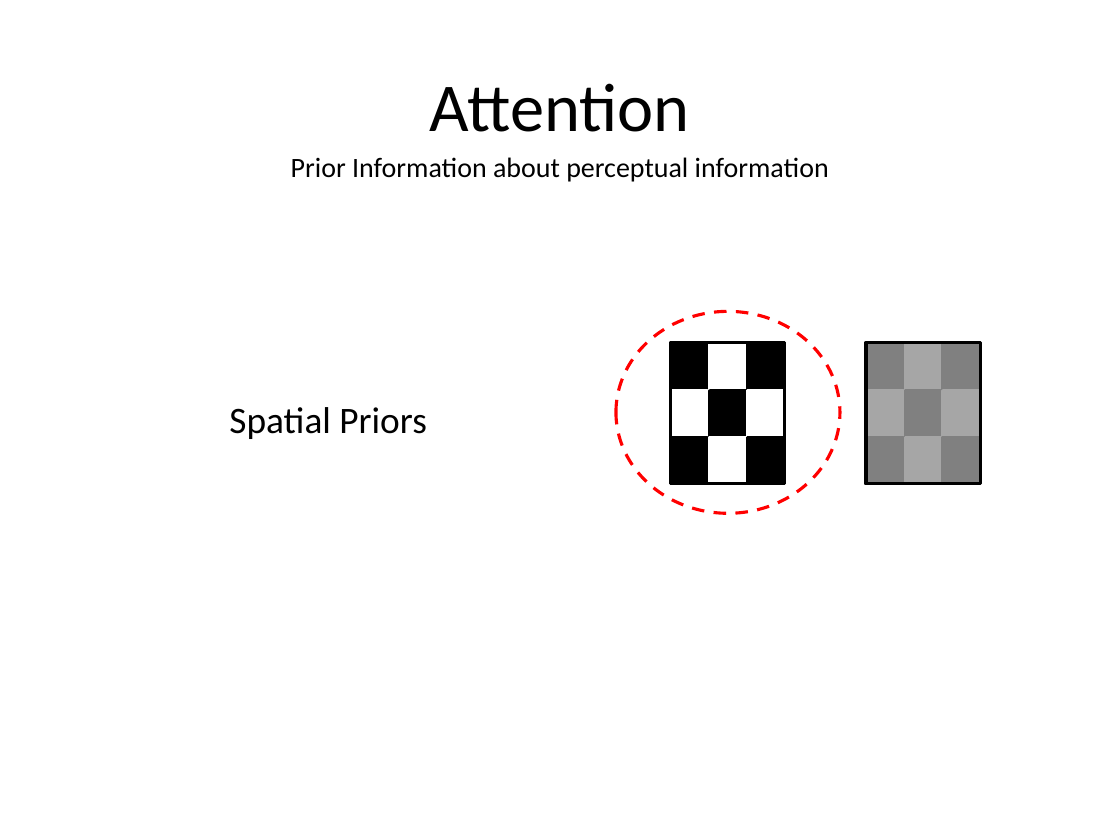
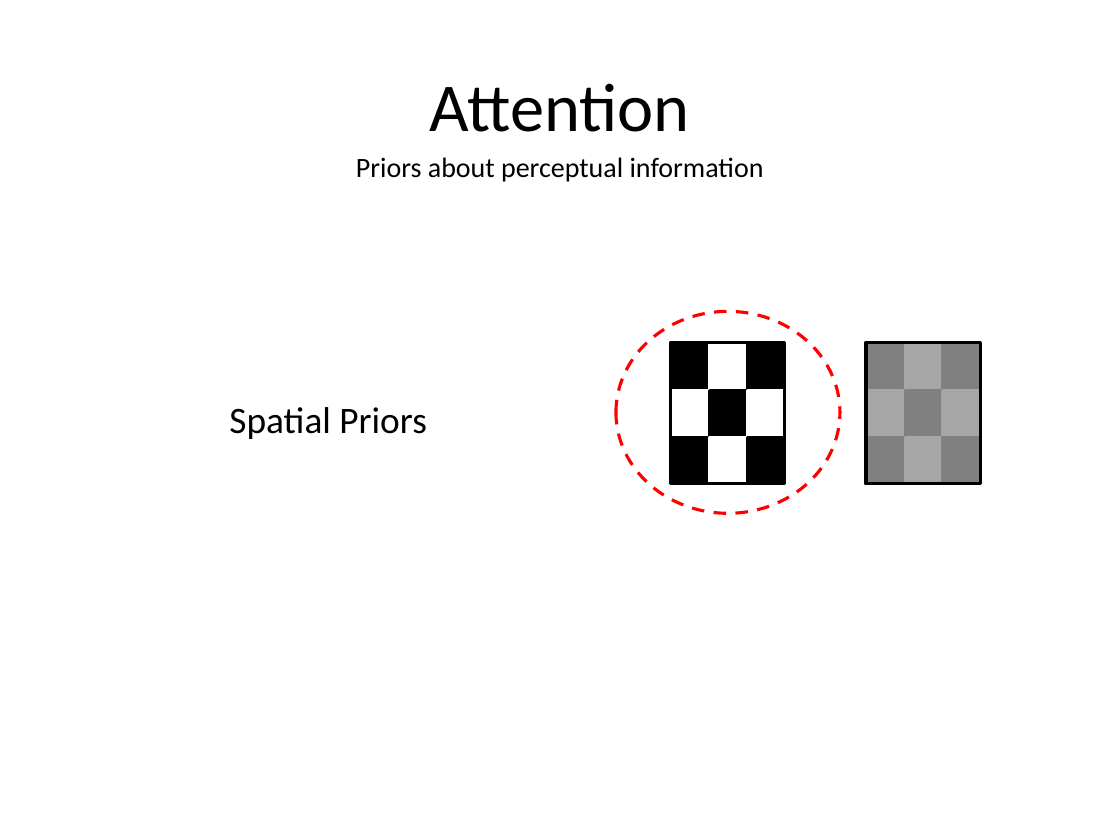
Before and after one commit to dbirman/att_awe, a slide deck: slide 17 of talks/20160823_mad_birman.pptx. Drawn at 1120x840 pixels with LibreOffice and Linux fonts; fonts in the diff are those of the drawing. Boxes give left, top, right and bottom in pixels: in the first picture for what was removed or moved away, otherwise in the second. Text is boxed around its words. In the diff, an @@ line names an element or a change of style, - is before the commit and + after.

```diff
--- a/talks/20160823_mad_birman.pptx
+++ b/talks/20160823_mad_birman.pptx
@@ text at (356,157,764,182): text changed @@
-Prior Information about perceptual information
+Priors about perceptual information
```
Also in this commit, not shown: 6 other slides changed, 4 slides added, 8 slides removed, 2 other files.
